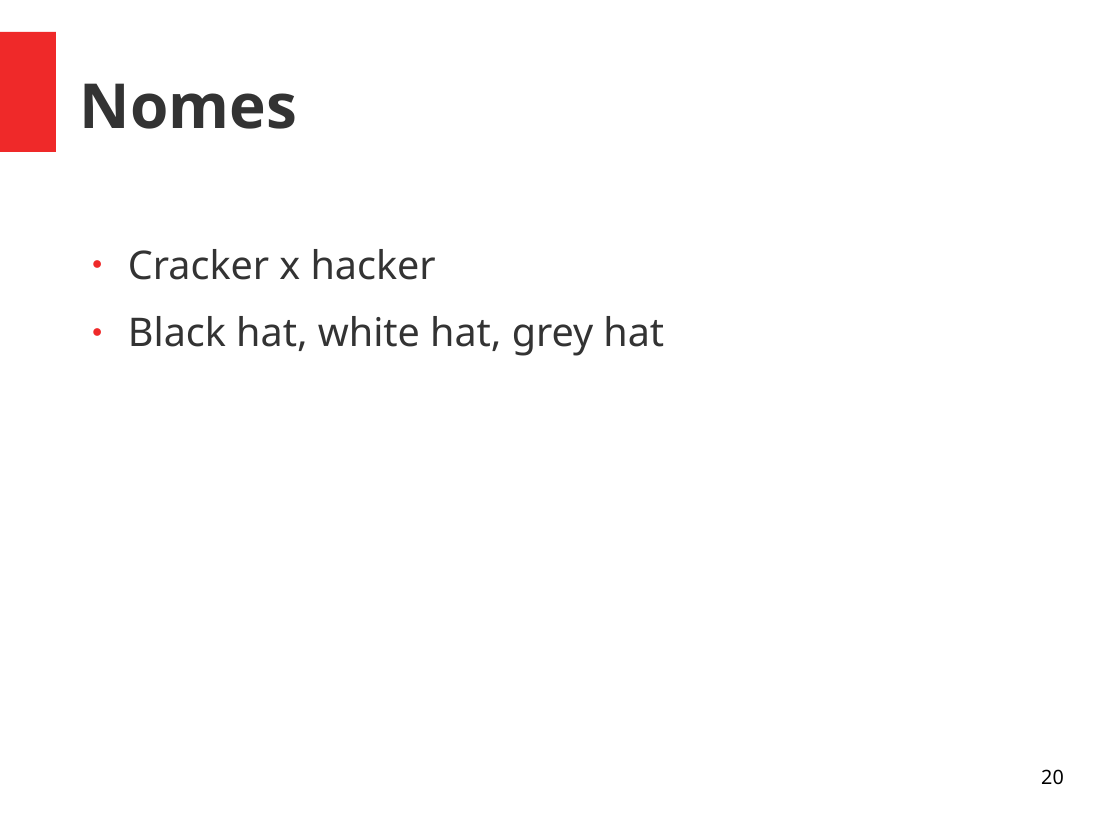
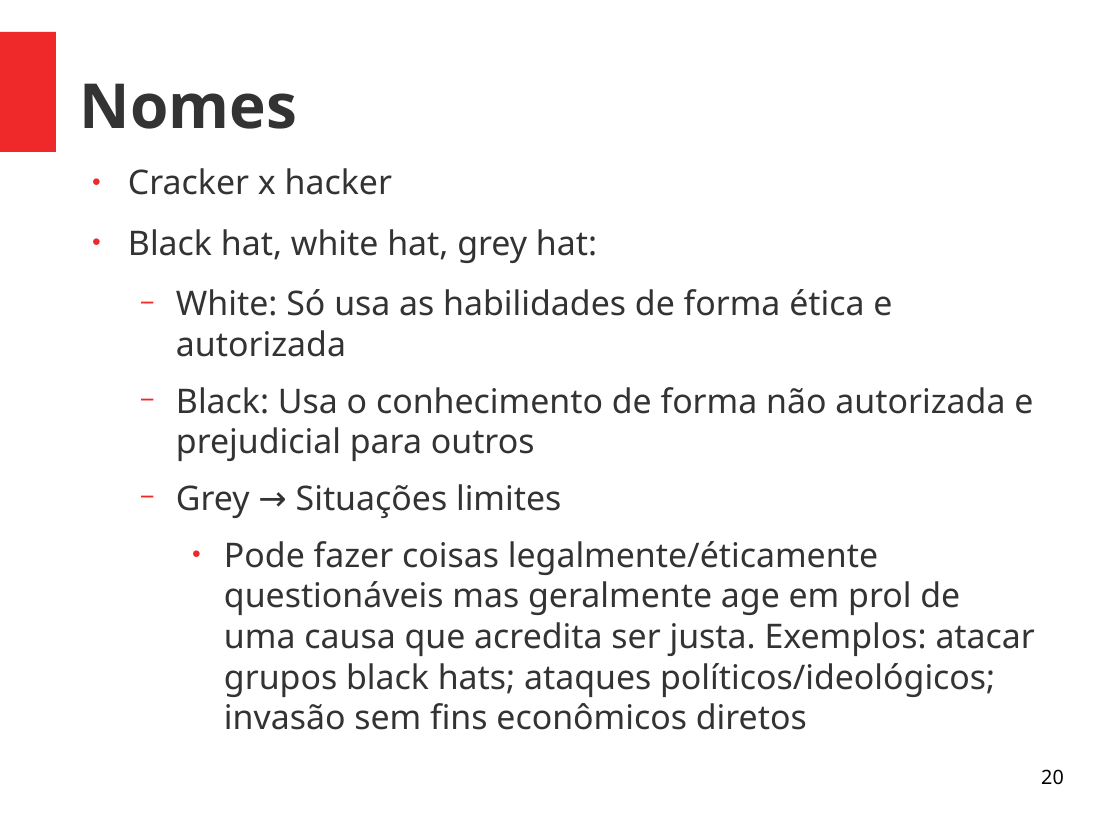
Before and after one commit to viniciusalveshax/aulas, a slide deck: slide 20 of adm-seg-redes/03-introdução-segurança-informação/pdf03-introdução-segurança-informação.odp. Drawn at 1120x840 pixels with LibreOffice and Linux fonts; fonts in the diff are those of the drawing. Boxes give left, top, right and bottom in pixels: in the first picture for what was removed or moved away, otherwise in the second. Text is boxed around its words. In the diff, an @@ line names an element or a change of style, - is before the commit and + after.

```diff
--- a/adm-seg-redes/03-introdução-segurança-informação/pdf03-introdução-segurança-informação.odp
+++ b/adm-seg-redes/03-introdução-segurança-informação/pdf03-introdução-segurança-informação.odp
@@ text "Cracker x hacker": place and size @@
-text "Cracker x hacker" at [128, 249, 664, 356]
+text "Cracker x hacker" at [128, 168, 1035, 730]
@@ text at [128, 168, 392, 195]: size 28 to 24 pt in "Cracker x hacker" @@
@@ text at [128, 229, 1035, 730]: text changed; size 28 to 24 pt @@
-● Black hat, white hat, grey hat
+● Black hat, white hat, grey hat:
+  − White: Só usa as habilidades de forma ética e autorizada
+  − Black: Usa o conhecimento de forma não autorizada e prejudicial para outros
+  − Grey → Situações limites
+    ● Pode fazer coisas legalmente/éticamente questionáveis mas geralmente age em prol de uma causa que acredita ser justa. Exemplos: atacar grupos black hats; ataques políticos/ideológicos; invasão sem fins econômicos diretos
```
Also in this commit, not shown: 2 other slides changed.
